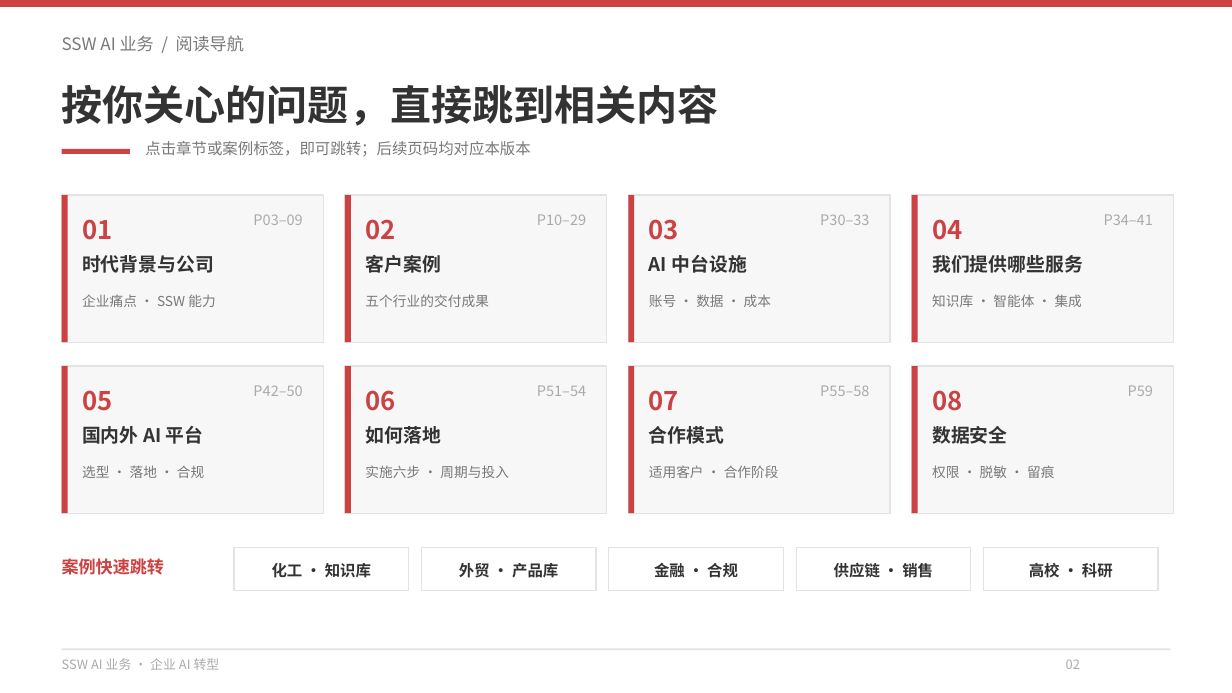
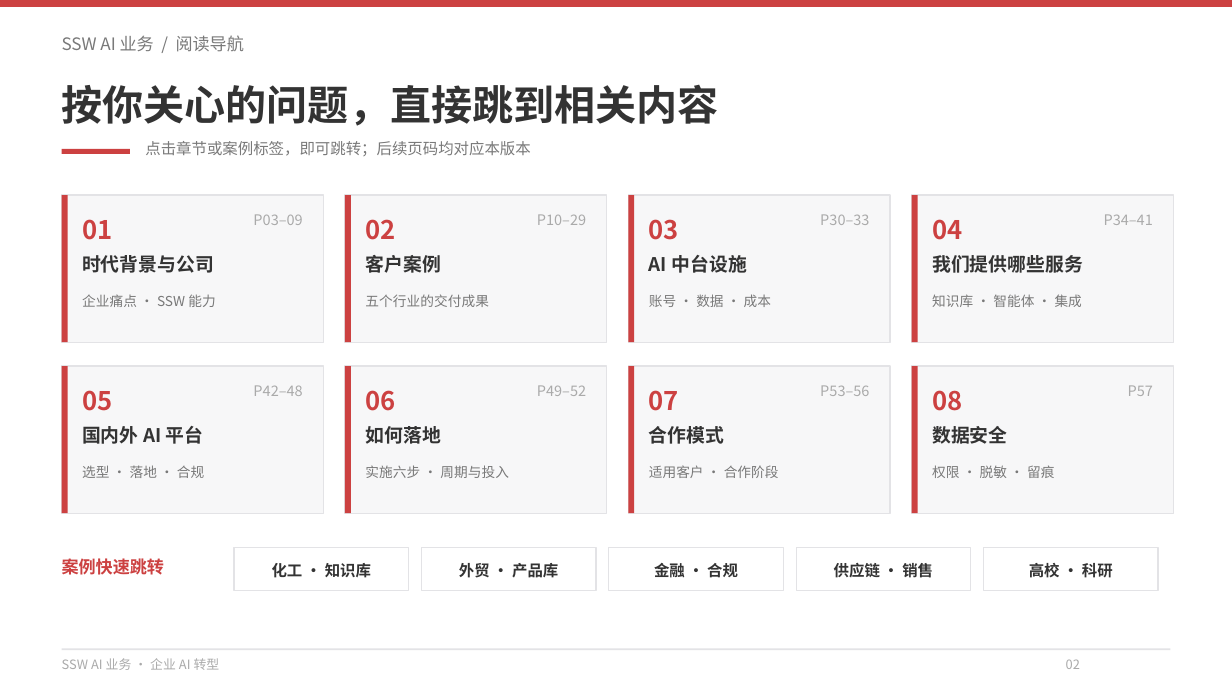
Before and after one commit to hveraus/ssw-business, a slide deck: slide 2 of SSW AI 业务_v2/SSW AI 业务_v3.pptx. Drawn at 1232x693 pixels with LibreOffice and Linux fonts; fonts in the diff are those of the drawing. Boxes give left, top, right and bottom in pixels: in the first picture for what was removed or moved away, otherwise in the second. Text is boxed around its words. In the diff, an @@ line names an element or a change of style, - is before the commit and + after.

```diff
--- a/SSW AI 业务_v2/SSW AI 业务_v3.pptx
+++ b/SSW AI 业务_v2/SSW AI 业务_v3.pptx
@@ text at (x1=253, y1=385, x2=302, y2=396): text changed @@
-P42–50
+P42–48
@@ text at (x1=537, y1=385, x2=586, y2=396): text changed @@
-P51–54
+P49–52
@@ text at (x1=820, y1=385, x2=869, y2=396): text changed @@
-P55–58
+P53–56
@@ text at (x1=1128, y1=385, x2=1153, y2=396): text changed @@
-P59
+P57
```
Also in this commit, not shown: 12 other slides changed, 2 slides added, 4 slides removed, 2 other files.
